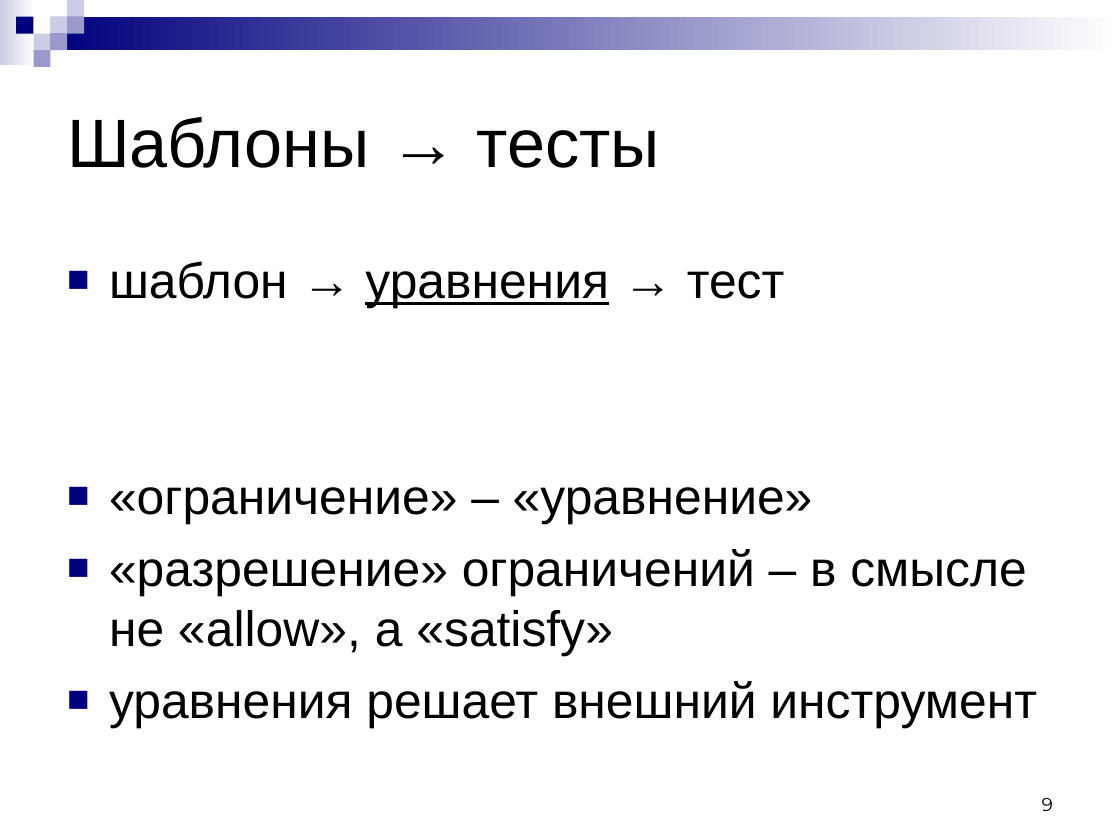
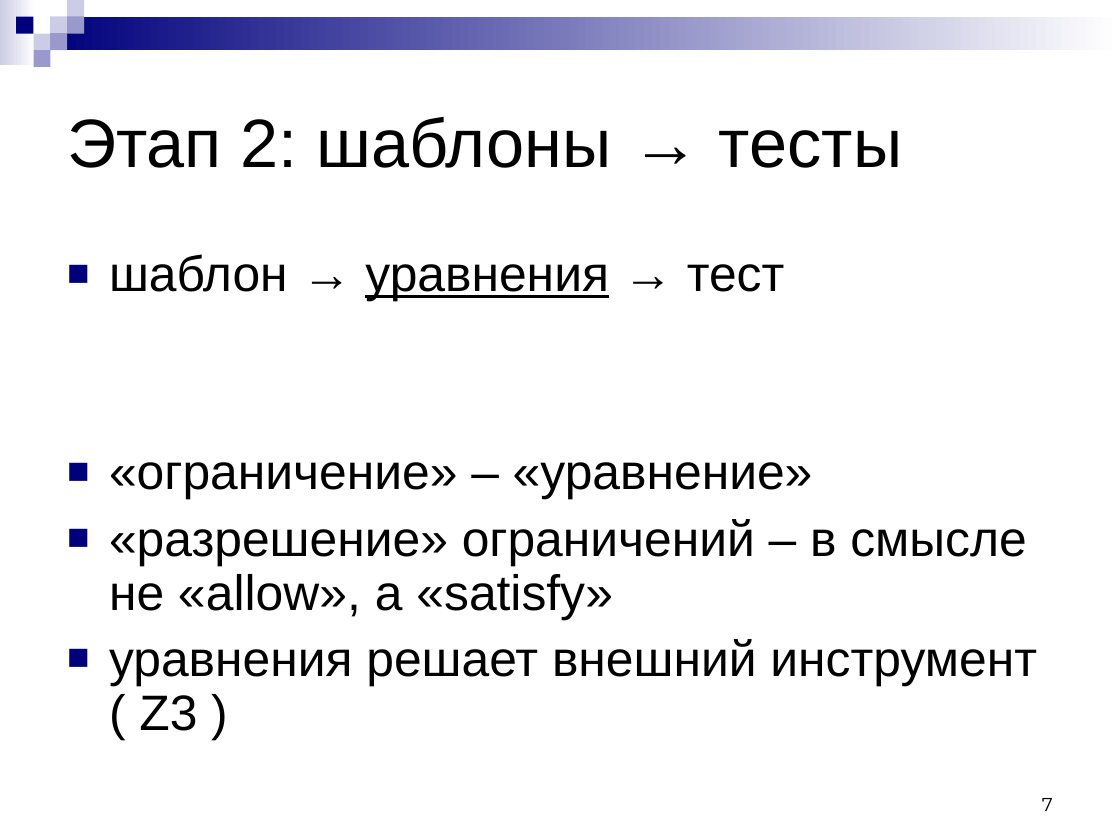
Before and after one commit to kornevgen/tesla-project, a slide deck: slide 7 of papers/LomoRead-2010/lomonosov-talk.ppt (slide 9 before the commit). Drawn at 1120x840 pixels with LibreOffice and Linux fonts; fonts in the diff are those of the drawing. Boxes give left, top, right and bottom in pixels: in the first picture for what was removed or moved away, otherwise in the second. Text is boxed around its words. In the diff, an @@ line names an element or a change of style, - is before the commit and + after.

```diff
--- a/papers/LomoRead-2010/lomonosov-talk.ppt
+++ b/papers/LomoRead-2010/lomonosov-talk.ppt
@@ title at [67, 117, 902, 168]: text changed @@
-Шаблоны → тесты
+Этап 2: шаблоны → тесты
@@ text at [109, 254, 1026, 620]: line spacing 1 to 0.9 @@
@@ text at [109, 639, 1037, 731]: text changed @@
-■ уравнения решает внешний инструмент
+■ уравнения решает внешний инструмент ( Z3 )
@@ page number at [1042, 798, 1053, 811]: text changed @@
-9
+7
```
Also in this commit, not shown: 4 other slides changed, 3 slides added, 3 slides removed.
